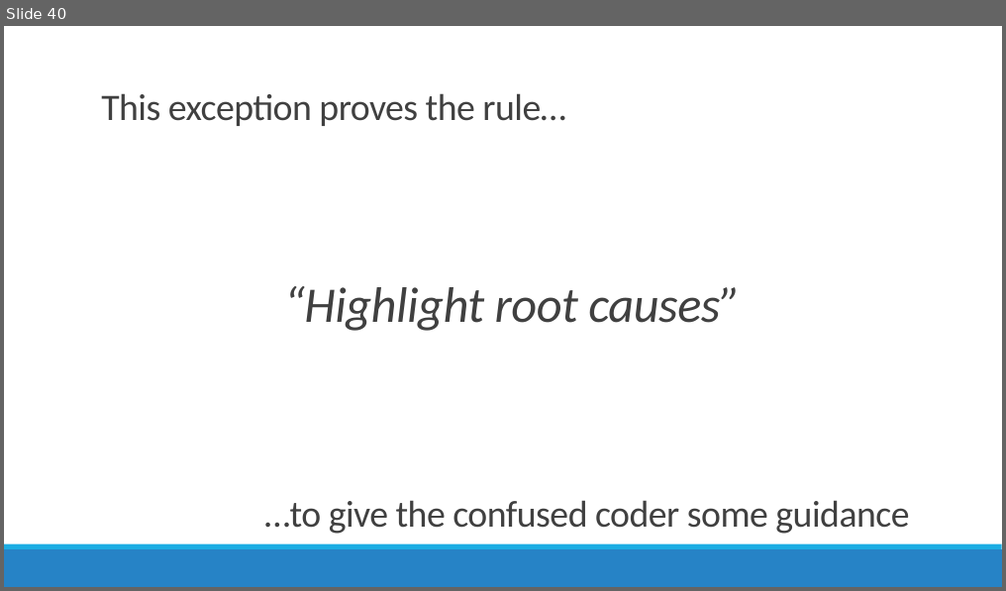
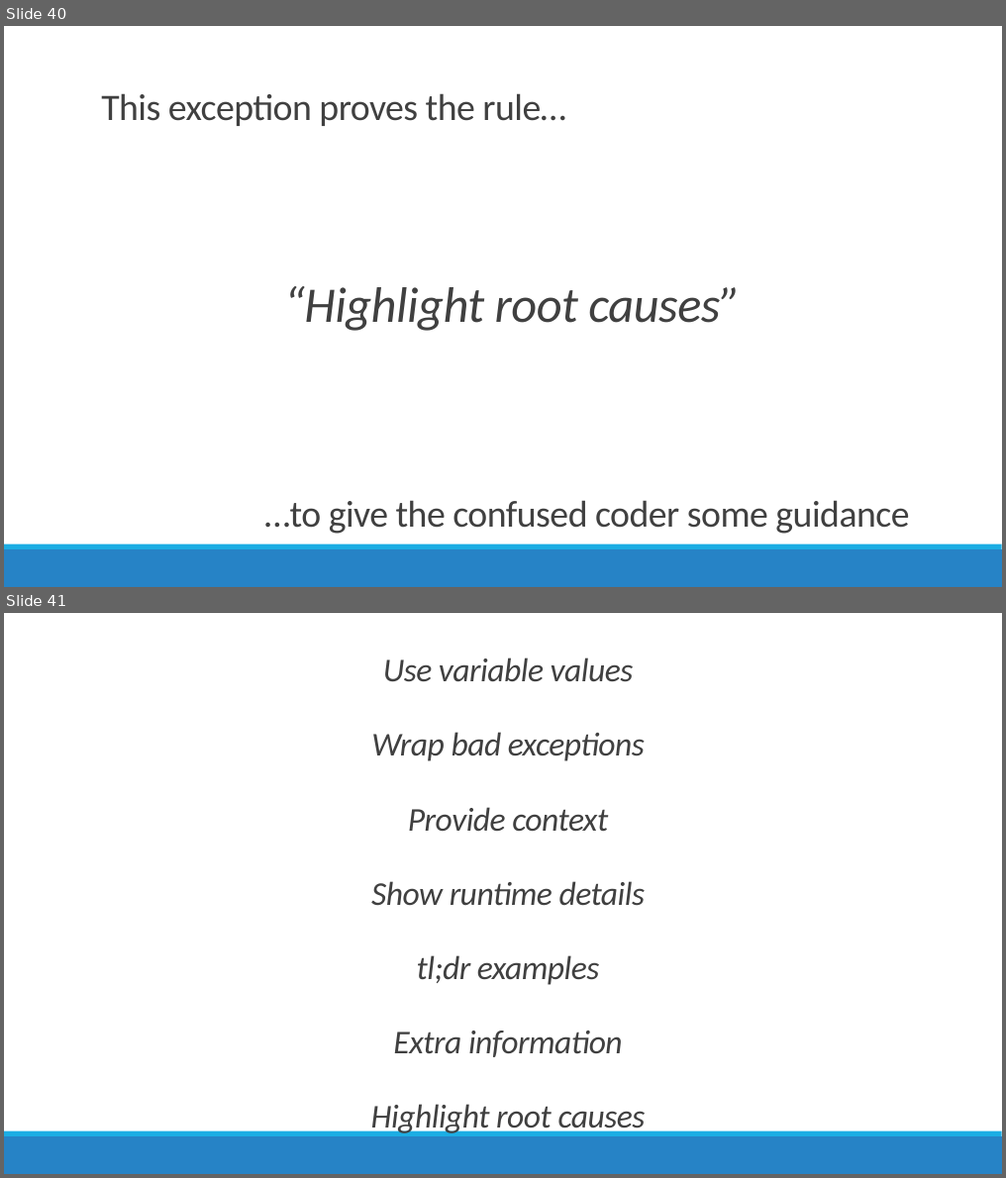
Before and after one commit to jamesrcounts/ExceptionalTalk, a slide deck: Exceptional Exceptions.pptx. Shown one above the other, each under a label of ours: slide 40 before the commit, slides 40 and 41 after it. The pictures are 1006x591 and 1006x1178 pixels, drawn with LibreOffice and Linux fonts; fonts in the diff are those of the drawing. Boxes give left, top, right and bottom in pixels: in the first picture for what was removed or moved away, otherwise in the second. Text is boxed around its words. In the diff, an @@ line names an element or a change of style, - is before the commit and + after.

```diff
--- a/Exceptional Exceptions.pptx
+++ b/Exceptional Exceptions.pptx
@@ slide 41 added at [4,613,1002,1174], background #FFFFFF; not listed: 2 template elements that a slide beside it also shows @@
@@ text added at [371,658,646,1137], 32 pt, text #404040, italic @@
+  Use variable values
+  Wrap bad exceptions
+  Provide context
+  Show runtime details
+  tl;dr examples
+  Extra information
+  Highlight root causes
```
Also in this commit, not shown: 1 other slide added.
